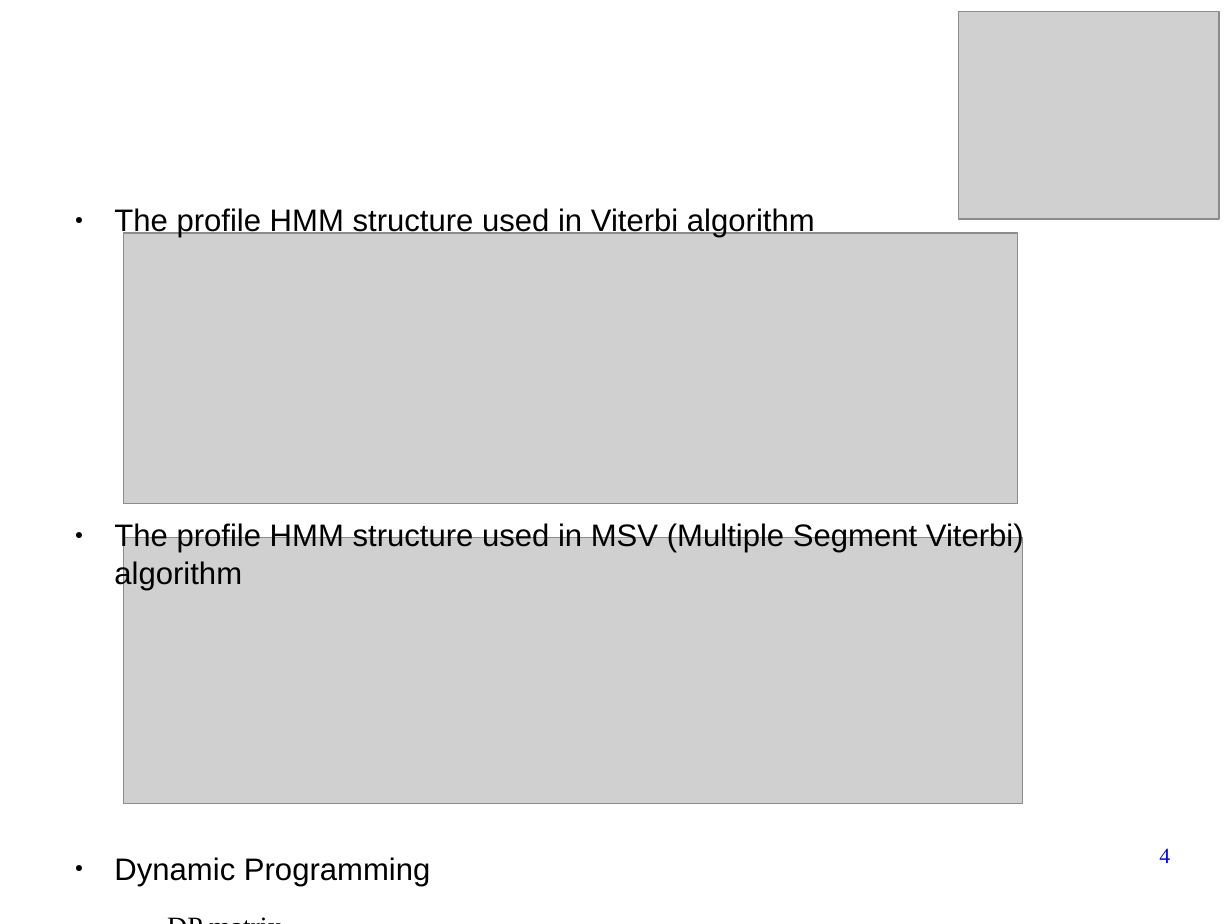
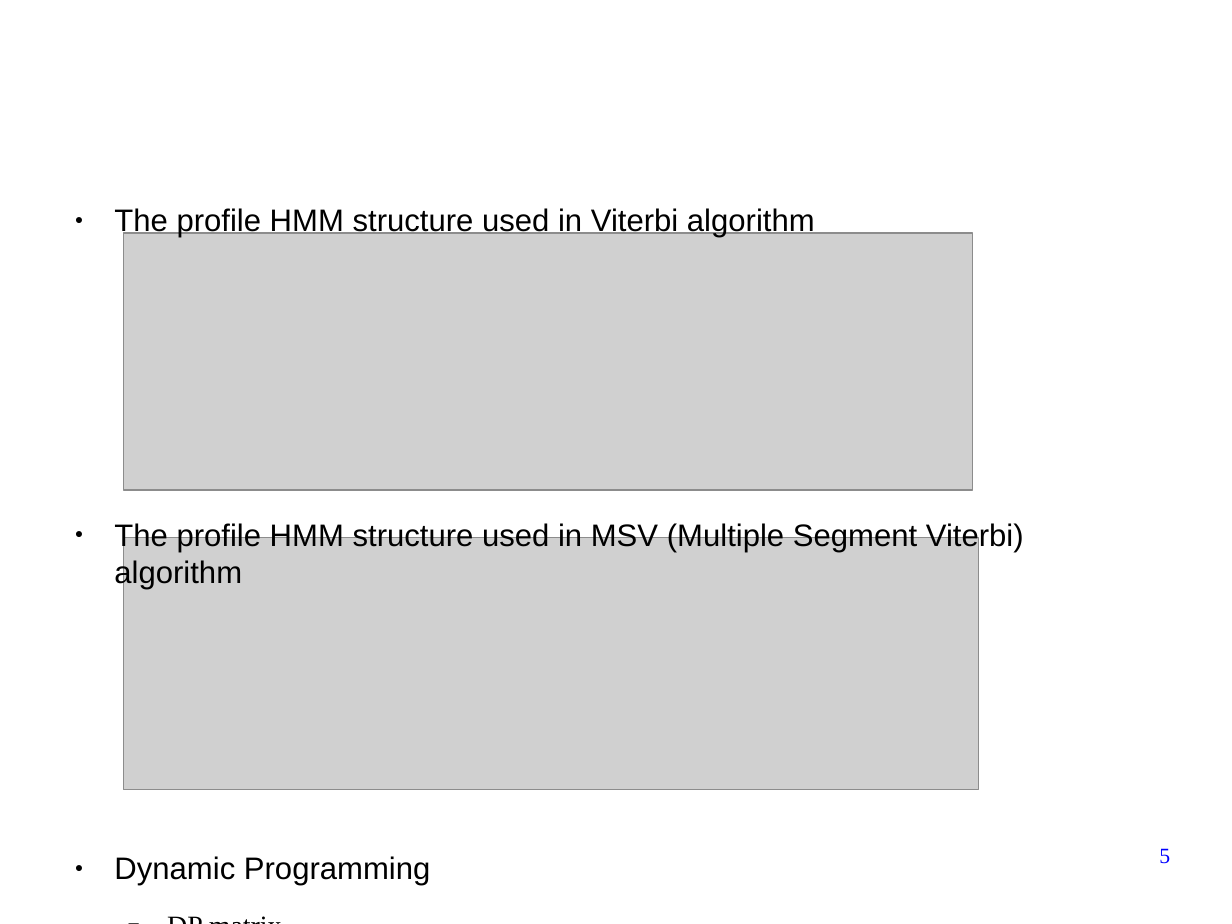
Before and after one commit to forestcheng/cudahmmsearch, a slide deck: slide 5 of thesis/thesisDefense.odp (slide 4 before the commit). Drawn at 1232x924 pixels with LibreOffice and Linux fonts; fonts in the diff are those of the drawing; grey boxes stand for pictures; background and template pictures are left out. Boxes give left, top, right and bottom in pixels: in the first picture for what was removed or moved away, otherwise in the second. Text is boxed around its words. In the diff, an @@ line names an element or a change of style, - is before the commit and + after.

```diff
--- a/thesis/thesisDefense.odp
+++ b/thesis/thesisDefense.odp
@@ picture removed at [959, 11, 1220, 219] @@
@@ picture: place and size @@
-picture at [123, 234, 1017, 504]
+picture at [123, 233, 973, 490]
@@ picture: place and size @@
-picture at [123, 538, 1023, 804]
+picture at [123, 538, 978, 790]
@@ page number at [1159, 848, 1170, 864]: text changed @@
-4
+5
```
Also in this commit, not shown: 14 other slides changed, 6 slides added.
